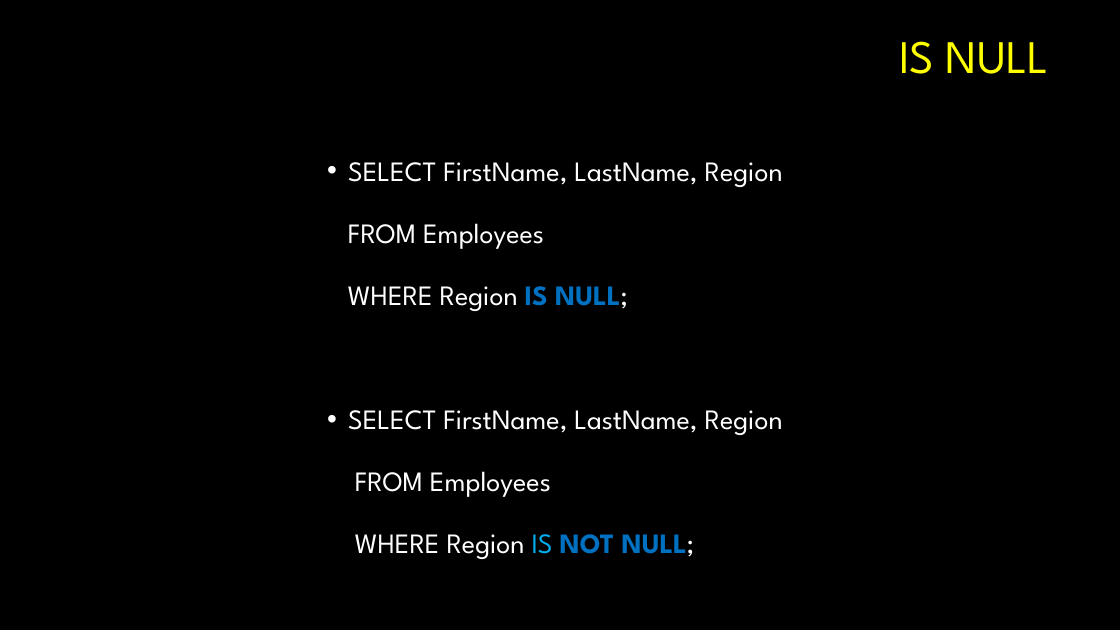
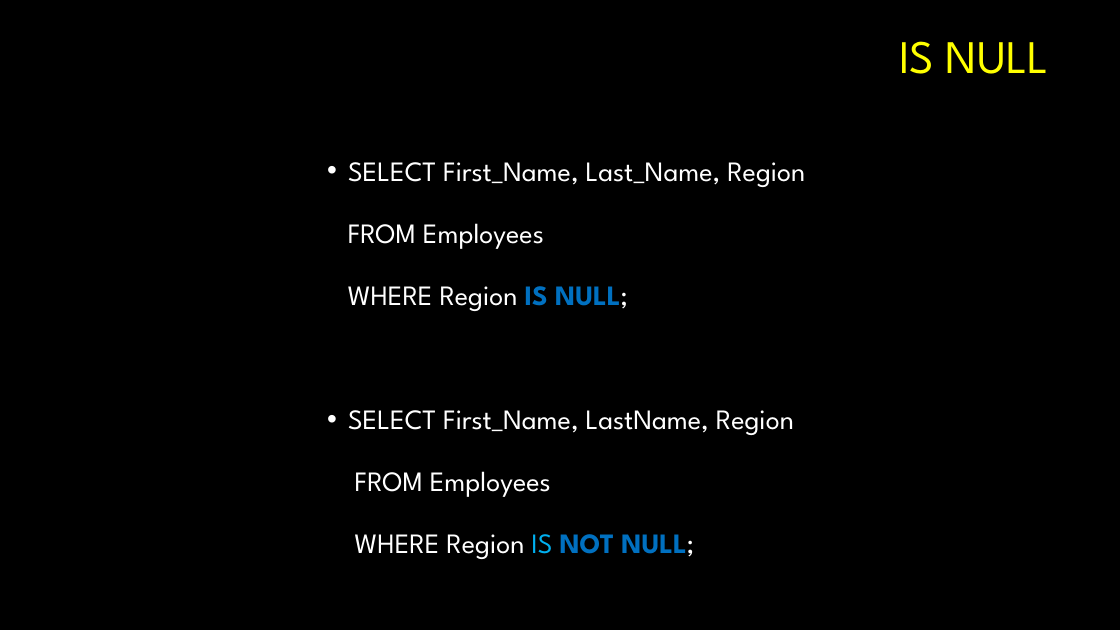
Before and after one commit to VKRISHNANB/postgres, a slide deck: slide 14 of slides/2psql1.pptx. Drawn at 1120x630 pixels with LibreOffice and Linux fonts; fonts in the diff are those of the drawing; background and template pictures are left out. Boxes give left, top, right and bottom in pixels: in the first picture for what was removed or moved away, otherwise in the second. Text is boxed around its words. In the diff, an @@ line names an element or a change of style, - is before the commit and + after.

```diff
--- a/slides/2psql1.pptx
+++ b/slides/2psql1.pptx
@@ text at (x1=348, y1=162, x2=805, y2=187): text changed @@
-• SELECT FirstName, LastName, Region
+• SELECT First_Name, Last_Name, Region
@@ text at (x1=348, y1=410, x2=794, y2=435): text changed @@
-• SELECT FirstName, LastName, Region
+• SELECT First_Name, LastName, Region
```
Also in this commit, not shown: 23 other slides changed, 1 other file.
